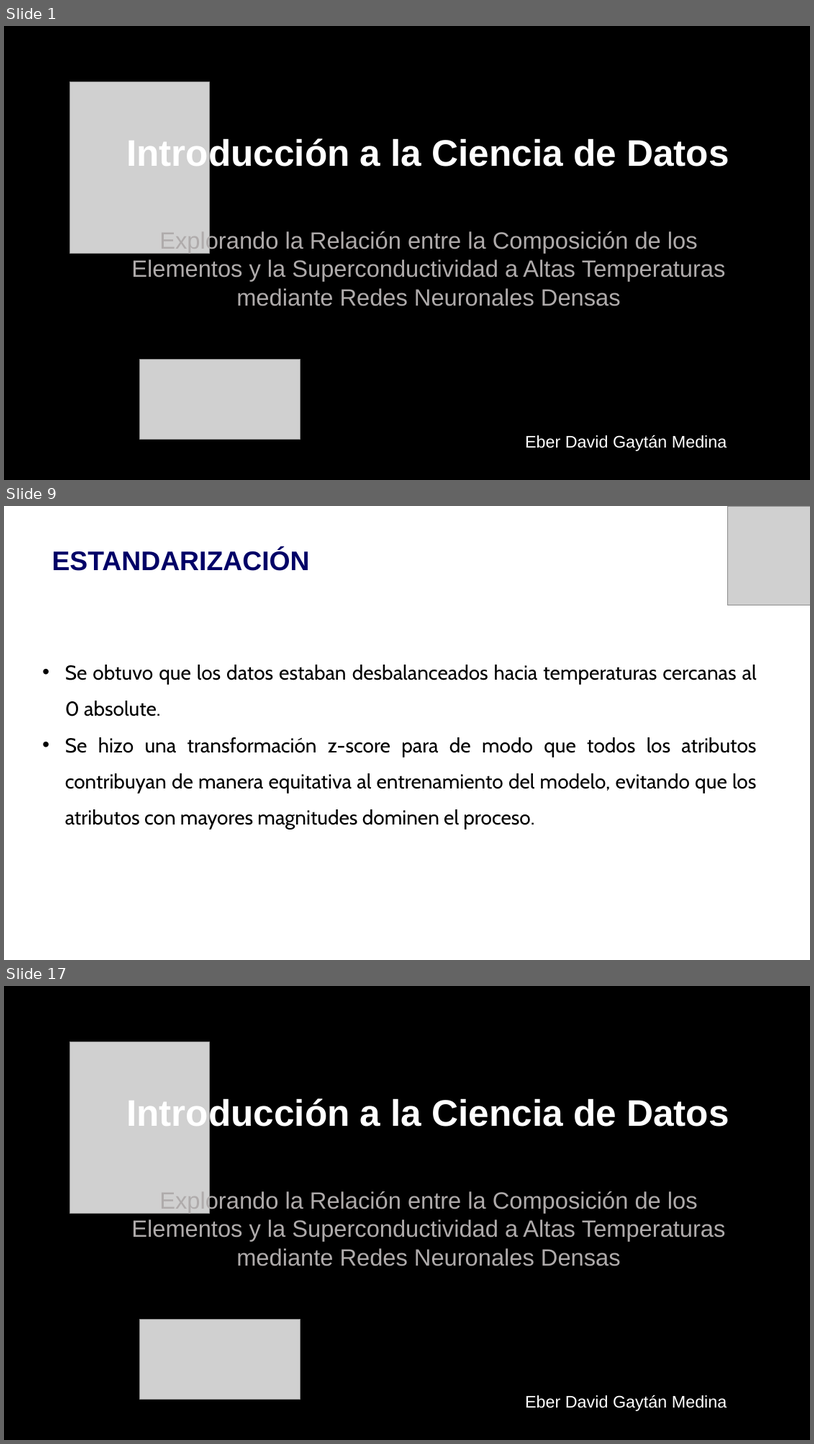
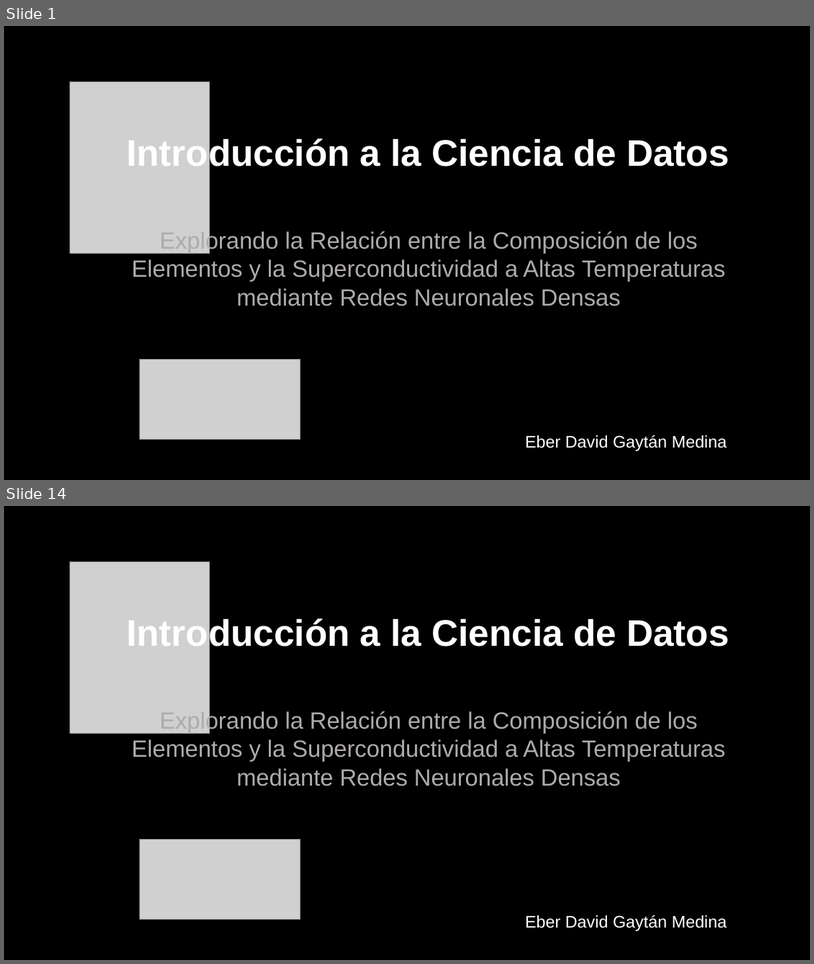
Before and after one commit to DavidGaeta/icd2024, a slide deck: Proyect/Presentación/SUPERCONDUCTORES.pptx. Shown one above the other, each under a label of ours: slides 1, 9 and 17 before the commit, slides 1 and 14 after it; the slides between them are not shown. The pictures are 814x1444 and 814x964 pixels, drawn with LibreOffice and Linux fonts; fonts in the diff are those of the drawing; grey boxes stand for pictures; background and template pictures are left out. Boxes give left, top, right and bottom in pixels: in the first picture for what was removed or moved away, otherwise in the second. Text is boxed around its words. In the diff, an @@ line names an element or a change of style, - is before the commit and + after.

```diff
--- a/Proyect/Presentación/SUPERCONDUCTORES.pptx
+++ b/Proyect/Presentación/SUPERCONDUCTORES.pptx
@@ slide 9 removed at box(4, 506, 810, 960), background picture (left out) @@
@@ picture removed at box(728, 506, 810, 605) @@
@@ title removed at box(52, 549, 310, 571) @@
-ESTANDARIZACIÓN
@@ text removed at box(65, 664, 757, 829) @@
-• Se obtuvo que los datos estaban desbalanceados hacia temperaturas cercanas al 0 absolute.
-• Se hizo una transformación z-score para de modo que todos los atributos contribuyan de manera equitativa al entrenamiento del modelo, evitando que los atributos con mayores magnitudes dominen el proceso.
@@ what was slide 17 is now slide 14 @@
```
Also in this commit, not shown: 8 slides changed, 4 slides added, 6 other slides removed.
